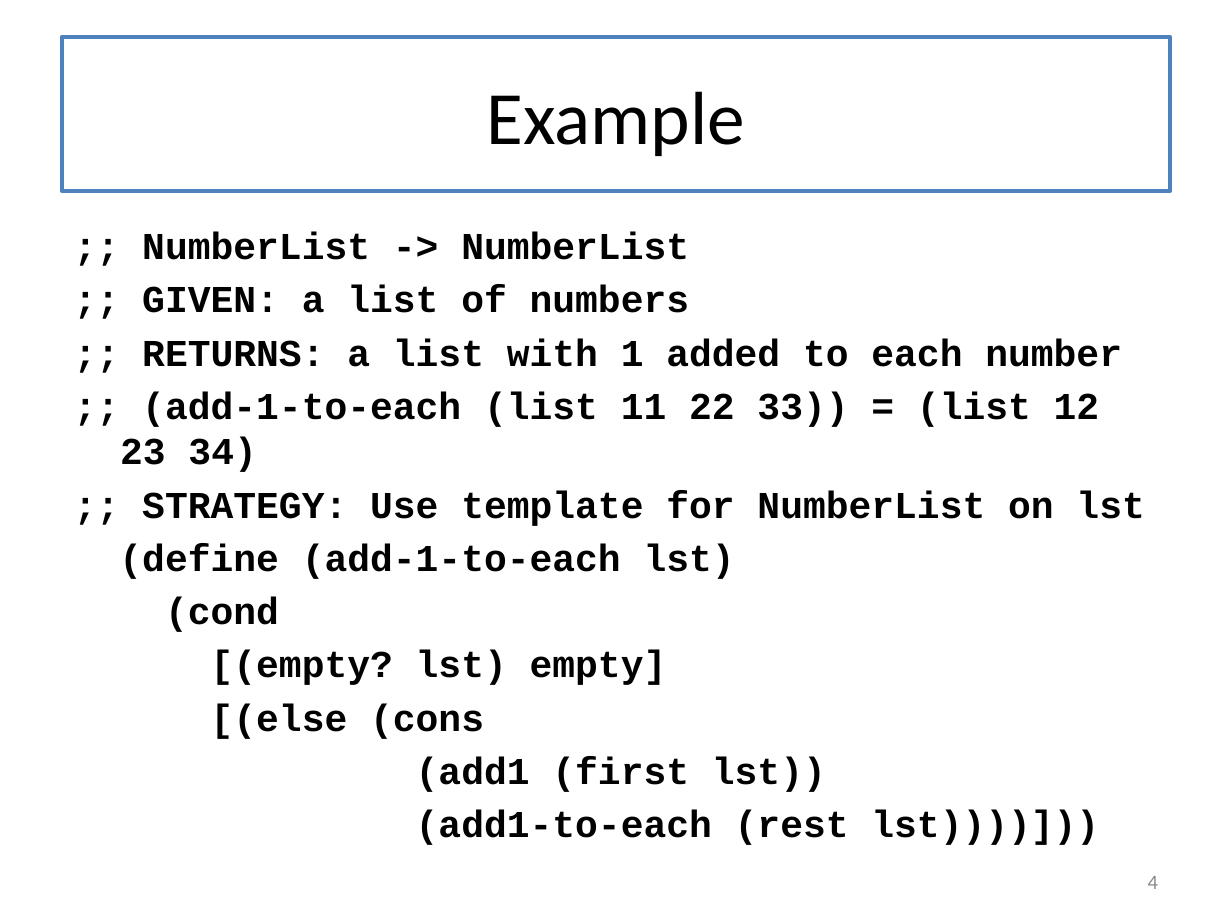
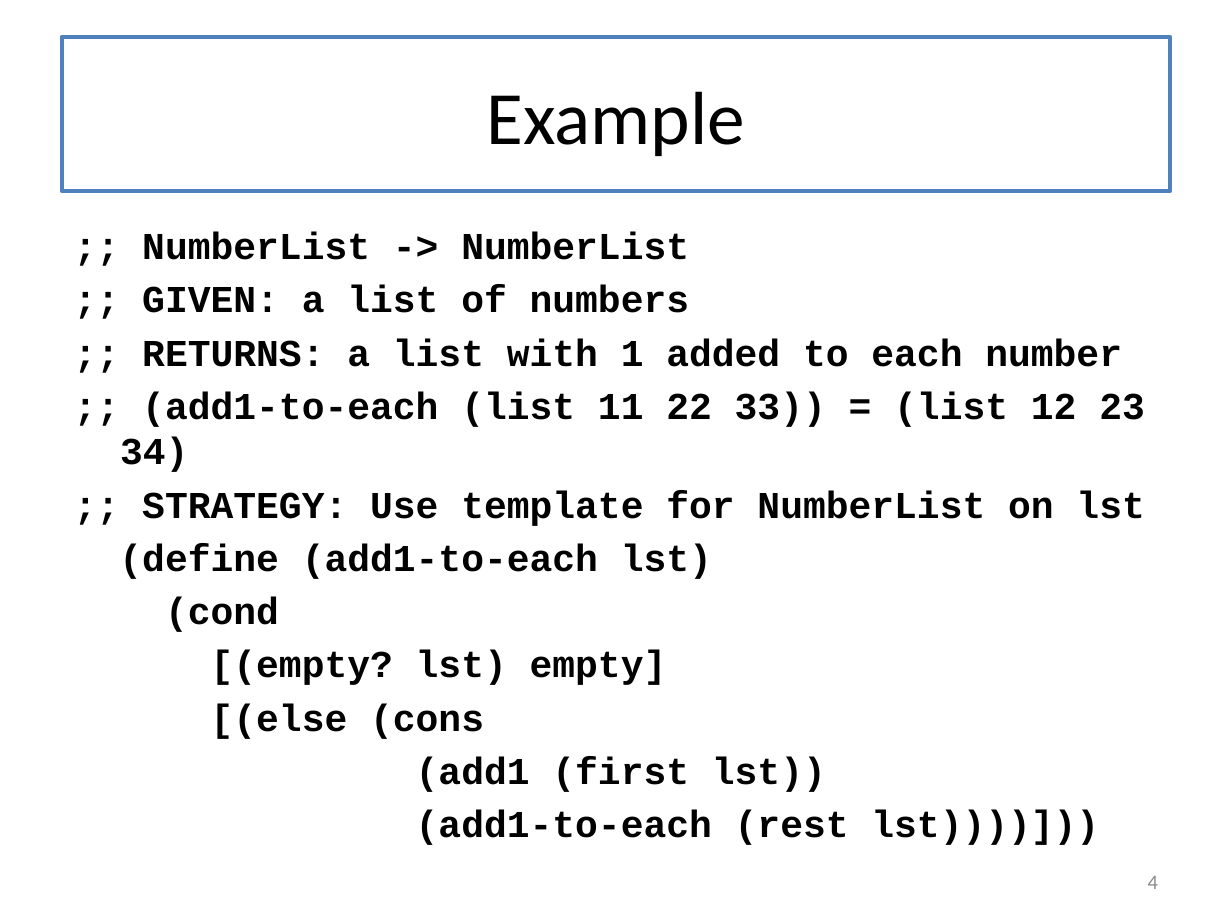
Before and after one commit to mwand/cs5010f17, a slide deck: slide 4 of Slides/Lesson 6.2 Generalizing Over Functions.pptx. Drawn at 1232x924 pixels with LibreOffice and Linux fonts; fonts in the diff are those of the drawing. Boxes give left, top, right and bottom in pixels: in the first picture for what was removed or moved away, otherwise in the second. Text is boxed around its words. In the diff, an @@ line names an element or a change of style, - is before the commit and + after.

Commit message:
fixed typo in L6.2 Slide 4

```diff
--- a/Slides/Lesson 6.2 Generalizing Over Functions.pptx
+++ b/Slides/Lesson 6.2 Generalizing Over Functions.pptx
@@ text at (120,392,1145,472): text changed @@
-;; (add-1-to-each (list 11 22 33)) = (list 12 23 34)
+;; (add1-to-each (list 11 22 33)) = (list 12 23 34)
@@ text at (119,544,712,579): text changed @@
-(define (add-1-to-each lst)
+(define (add1-to-each lst)
```
